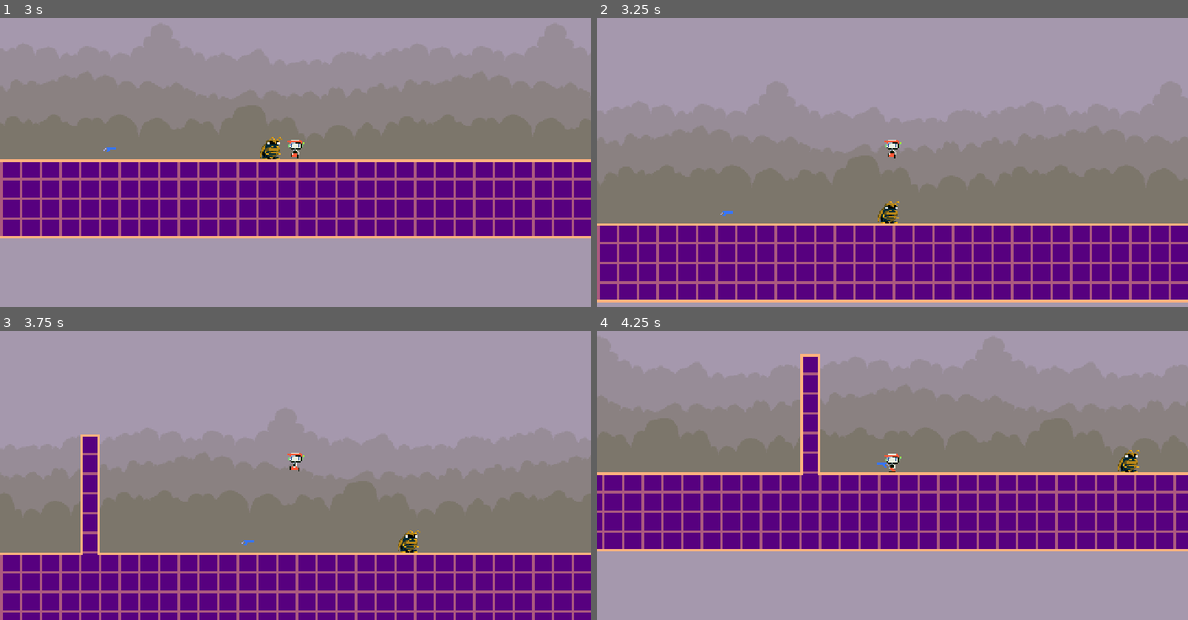
Above: before the commit, frames 1-4 (two rows, left to right).
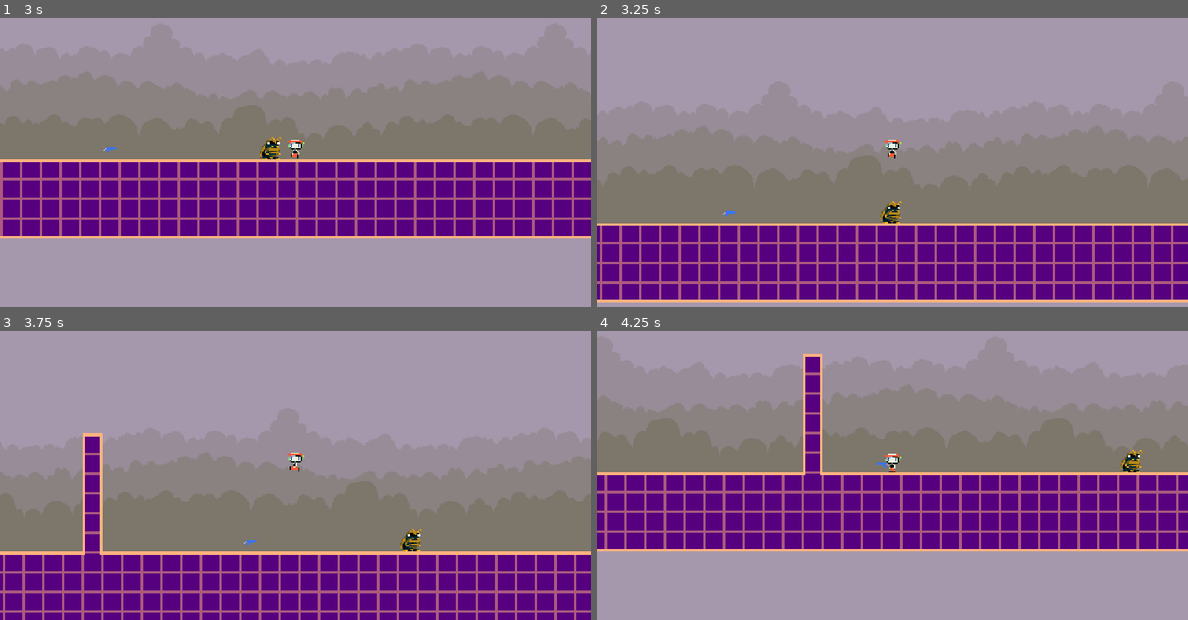
Above: after the commit, the same moments.

Repository: yashparab17/skyventure-revamped
Game: Godot game, scene res://scenes/areas/area_1.tscn
Two runs of this game, one before a commit and one after it. Both use one fixed random seed, a clock stepped at 60 frames per second and the inputs below.
Inputs:
- Up to frame 1 (3 s): hold D (move_right) 0.53-2.03 s; tap Z (shoot) every 0.75 s from 0.6 to 2.85 s; tap Space (jump) at 0.77, 1.52 s; hold A (move_left) from 2.03 s (still down)
- Up to frame 2 (3.25 s): keep holding A (move_left); tap Space (jump) at 3.02 s
- Up to frame 3 (3.75 s): keep holding A (move_left); tap Z (shoot) at 3.6 s
- Up to frame 4 (4.25 s): keep holding A (move_left); tap Space (jump) at 3.77 s

Frame 1 is identical in both runs. In frame 2, 5.9% of the frame differs, in the area x 0-98%, y 63-98%; in frame 3, 6.4%; in frame 4, 6.6%, in the area x 0-99%, y 7-76%.

Commit message:
Health bar asset and scene (code remaining).

Diff:
--- a/project.godot
+++ b/project.godot
@@ -15,6 +15,10 @@
 config/features=PackedStringArray("4.3", "Forward Plus")
 config/icon="res://icon.svg"
 
+[autoload]
+
+HealthManager="*res://scripts/health_manager.gd"
+
 [display]
 
 window/size/viewport_width=480
@@ -22,6 +26,11 @@
 window/size/window_width_override=960
 window/size/window_height_override=480
 window/stretch/mode="viewport"
+
+[global_group]
+
+enemy=""
+player=""
 
 [input]
 
--- a/scenes/characters/enemies/roach.tscn
+++ b/scenes/characters/enemies/roach.tscn
@@ -138,7 +138,7 @@
 [sub_resource type="CapsuleShape2D" id="CapsuleShape2D_mfqj3"]
 height = 24.0
 
-[node name="Roach" type="CharacterBody2D"]
+[node name="Roach" type="CharacterBody2D" groups=["enemy"]]
 collision_layer = 4
 collision_mask = 3
 script = ExtResource("1_uh4oa")
--- a/scenes/characters/player/player.tscn
+++ b/scenes/characters/player/player.tscn
@@ -1,10 +1,10 @@
-[gd_scene load_steps=12 format=3 uid="uid://dm2gstauhcofm"]
+[gd_scene load_steps=13 format=3 uid="uid://dm2gstauhcofm"]
 
 [ext_resource type="Script" path="res://scripts/characters/player/player.gd" id="1_4jjpf"]
 [ext_resource type="Texture2D" uid="uid://c8xkk7pjpcho3" path="res://assets/sprites/characters/player/player.png" id="1_epty3"]
 
 [sub_resource type="CapsuleShape2D" id="CapsuleShape2D_fc3fl"]
-radius = 8.0
+radius = 6.0
 height = 16.0
 
 [sub_resource type="Animation" id="Animation_4f4pb"]
@@ -137,6 +137,10 @@
 "walk_shoot": SubResource("Animation_0h2kq")
 }
 
+[sub_resource type="CapsuleShape2D" id="CapsuleShape2D_otcs5"]
+radius = 8.0
+height = 20.0
+
 [node name="Player" type="CharacterBody2D" groups=["player"]]
 collision_layer = 2
 collision_mask = 5
@@ -163,3 +167,14 @@
 
 [node name="GunHoldPosition" type="Marker2D" parent="."]
 position = Vector2(8, -6)
+
+[node name="Hurtbox" type="Area2D" parent="."]
+collision_layer = 2
+collision_mask = 4
+
+[node name="HurtboxCollision" type="CollisionShape2D" parent="Hurtbox"]
+position = Vector2(0, -8)
+shape = SubResource("CapsuleShape2D_otcs5")
+debug_color = Color(0.982472, 0, 0.361879, 0.42)
+
+[connection signal="body_entered" from="Hurtbox" to="." method="_on_hurtbox_body_entered"]
--- /dev/null
+++ b/scenes/ui/health_bar.tscn
@@ -0,0 +1,27 @@
+[gd_scene load_steps=4 format=3 uid="uid://cr7pdpu15slxc"]
+
+[ext_resource type="Texture2D" uid="uid://o08odrqxq0dp" path="res://assets/sprites/ui/health_bar/container.png" id="1_ypemv"]
+[ext_resource type="Texture2D" uid="uid://bc47e1fmnkwkd" path="res://assets/sprites/ui/health_bar/number_3.png" id="2_6g3xk"]
+[ext_resource type="Texture2D" uid="uid://tqfa3omqhh3g" path="res://assets/sprites/ui/health_bar/bar_full.png" id="3_yevof"]
+
+[node name="Health Bar" type="Node2D"]
+
+[node name="Container" type="Sprite2D" parent="."]
+position = Vector2(24, 4)
+texture = ExtResource("1_ypemv")
+
+[node name="Number" type="Sprite2D" parent="."]
+position = Vector2(20, 4)
+texture = ExtResource("2_6g3xk")
+
+[node name="Bar 1" type="Sprite2D" parent="."]
+position = Vector2(28, 4)
+texture = ExtResource("3_yevof")
+
+[node name="Bar 2" type="Sprite2D" parent="."]
+position = Vector2(36, 4)
+texture = ExtResource("3_yevof")
+
+[node name="Bar 3" type="Sprite2D" parent="."]
+position = Vector2(44, 4)
+texture = ExtResource("3_yevof")
--- a/scripts/characters/enemies/roach.gd
+++ b/scripts/characters/enemies/roach.gd
@@ -5,8 +5,9 @@
 @export var speed: int = 50
 @export var acceleration: float = 600
 
-# Enemy health properties.
+# Enemy health and damage properties.
 @export var health_amount: int = 3
+@export var damage_amount: int = 1
 
 # Patrol system.
 @export var patrol_points: Node # Parent node containing patrol points.
--- a/scripts/characters/player/player.gd
+++ b/scripts/characters/player/player.gd
@@ -127,3 +127,8 @@
 		States.fall:
 			if anim.current_animation != "fall":
 				anim.play("fall")
+
+func _on_hurtbox_body_entered(body: Node2D) -> void:
+	if body.is_in_group("enemy"):
+		print("Enemy entered. Damage: ", body.damage_amount)
+		HealthManager.decrease_health(body.damage_amount)
--- /dev/null
+++ b/scripts/health_manager.gd
@@ -0,0 +1,24 @@
+extends Node
+
+var max_health: int = 5
+var current_health: int
+
+# Called when the node enters the scene tree for the first time.
+func _ready() -> void:
+	pass # Replace with function body.
+
+func decrease_health(health_amount: int):
+	current_health -= health_amount
+
+	if current_health < 0:
+		current_health = 0
+
+	print("Decrease health called.")
+
+func increase_health(health_amount: int):
+	current_health += health_amount
+
+	if current_health > max_health:
+		current_health = max_health
+
+	print("Increase health called.")
Binary file added: assets/sprites/ui/health_bar/bar_empty.png
Not shown, added: assets/sprites/ui/health_bar/bar_empty.png.import
Binary file added: assets/sprites/ui/health_bar/bar_full.png
Not shown, added: assets/sprites/ui/health_bar/bar_full.png.import
Binary file added: assets/sprites/ui/health_bar/container.png
Not shown, added: assets/sprites/ui/health_bar/container.png.import
Binary file added: assets/sprites/ui/health_bar/number_0.png
Not shown, added: assets/sprites/ui/health_bar/number_0.png.import
Binary file added: assets/sprites/ui/health_bar/number_1.png
Not shown, added: assets/sprites/ui/health_bar/number_1.png.import
Binary file added: assets/sprites/ui/health_bar/number_2.png
Not shown, added: assets/sprites/ui/health_bar/number_2.png.import
(and 2 more such lines)
